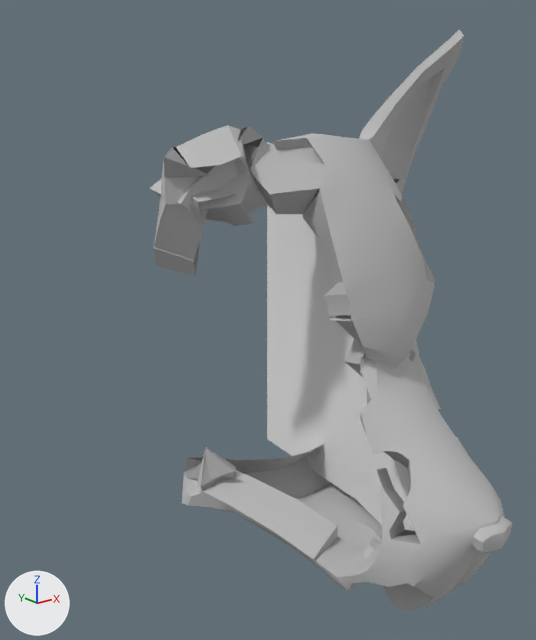
The FBX model Team1_GraduationGame/Assets/3D/Models/Characters/Mother/MaskBrokenLv3.fbx, before and after one commit.
Before and after are seen from a 50 mm camera at (-0.812, -1.109, 5.469) aimed at (-0.019, -0.116, 5.073). The axes (+X, +Y, +Z) are drawn at lower left. The lights are the same throughout. Where no turn or scale is listed for an object, it has been applied to the vertices.

The scene before the commit, as lines of its bpy script (objects in view):
```python
me_mesh = bpy.data.meshes.new('Mesh')
me_mesh.from_pydata(...)  # 891 vertices, 746 faces; spans x -0.256..0.346, y -0.617..-0.058, z 4.703..5.559
me_mesh.materials.append(mat_mask_mat)  # grey #bcbcbc
me_plane = bpy.data.meshes.new('Plane')
me_plane.from_pydata(...)  # 11 vertices, 5 faces; spans x -0.01..0.0, y -0.583..-0.048, z -0.273..0.301
ob_plane = bpy.data.objects.new('Plane', me_plane)
ob_plane.location = (0.038, 0.005, 5.002)
ob_wolfmask01_003 = bpy.data.objects.new('WolfMask01.003', me_mesh)
ob_wolfmask01_003.location = (0.0, 0.0, 0.0)
```
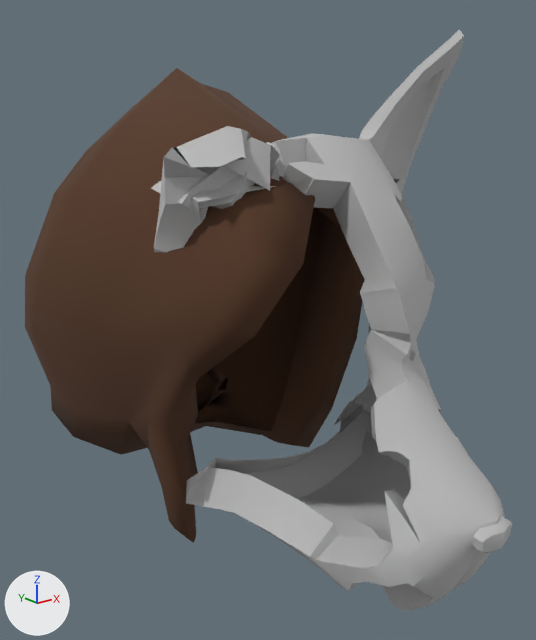
Where the change shows, as pixel boxes [x1, y1, x2, y2] in the pictures (536 x 640 px; the box of a moved part takes in the faces that stretch with it):
'HairMaskOff', added (brown): after [25, 68, 365, 543]
'WolfMask01.003', reshaped: before [149, 29, 512, 611]; after [151, 29, 512, 611]
'Plane', deleted: before [267, 205, 415, 531]
part 1 of me_mesh, moved or reshaped: before [149, 125, 436, 590]; after [151, 126, 439, 590]

What changed in the scene script:
```text
Add mat_hair:
    mat_hair = principled_material('Hair')
    mat_hair.base_color = (0.0908, 0.0392, 0.0183)  # brown #553825
    mat_hair.roughness = 1.0
Change me_mesh:
    used by ob_wolfmask01_003; location = (0.0, 0.0, 0.0)
    remove me_mesh.from_pydata(...)  # 891 vertices, 746 faces; spans x -0.256..0.346, y -0.617..-0.058, z 4.703..5.559
    add me_mesh.from_pydata(...)  # 824 vertices, 695 faces; spans x -0.256..0.346, y -0.617..-0.058, z 4.703..5.559
    me_mesh part 1: 53 vertices moved from x -0.256..0.0, y -0.494..-0.137, z 4.725..5.417 to x -0.256..0.024, y -0.509..-0.141, z 4.725..5.416; 175 vertices removed from x -0.253..0.0, y -0.542..-0.105, z 4.761..5.416; 108 vertices added at x -0.251..0.025, y -0.541..-0.116, z 4.778..5.406
Add me_womanface2:
    me_womanface2.from_pydata(...)  # 259 vertices, 260 faces; spans x -0.319..0.292, y -0.314..0.406, z 4.044..4.875
    me_womanface2.materials.append(mat_hair)  # brown #553825
Remove ob_plane:
    ob_plane = bpy.data.objects.new('Plane', me_plane)
    ob_plane.location = (0.038, 0.005, 5.002)
Add ob_hairmaskoff:
    ob_hairmaskoff = bpy.data.objects.new('HairMaskOff', me_womanface2)
    ob_hairmaskoff.location = (-0.018, -0.025, 0.628)
```
